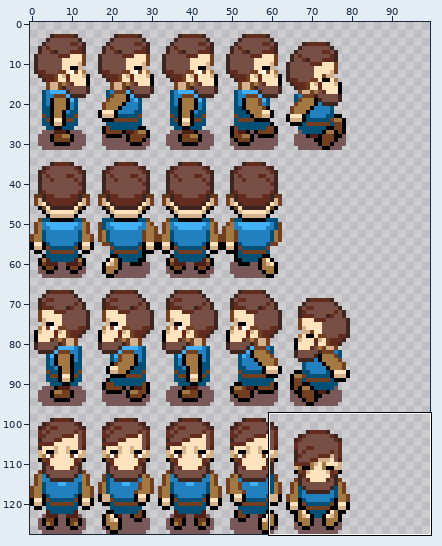
Sprite sheet, stored at data/sprites/npc/mallow.png. Above, an overview of the earlier version with the close-up marked.
Close-up. First the earlier version:
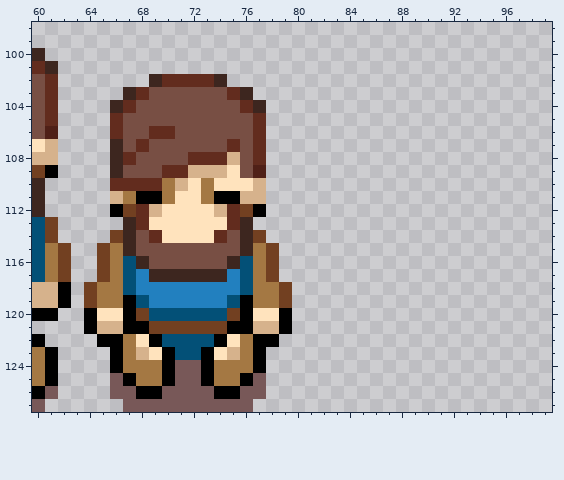
The file is 128x128 pixels. Colours within 5 levels of each other are drawn and written as one. Shown: x 60..99, y 98..127. The wide view leaves out empty margins. The commit also changed other parts of the picture, which this record leaves out.
After the commit:
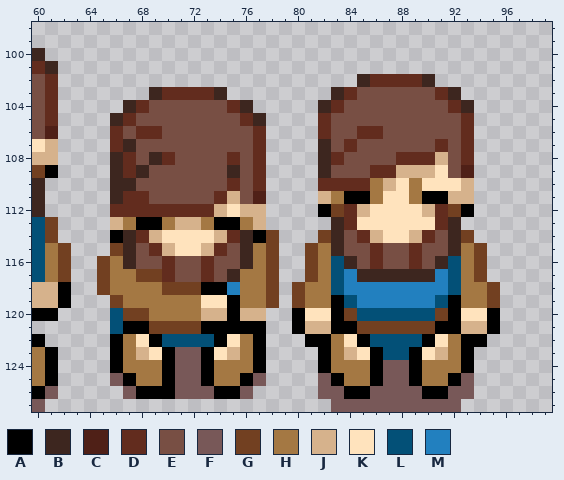
Palette (. is transparent): A #000000  B #3d261f  C #4f2017  D #622c1e  E #784f44  F #785858  G #724021  H #a47843  J #d6b28c  K #ffe3bd  L #035077  M #2280bf
Diff:
@@ x 60..99 @@
 101 DB......................................
-102 ED.......BDDDDB.........................
-103 ED.....BDEEEEEEDB.......................
-104 ED....BDEEEEEEEEDB......................
-105 ED....DEEEEEEEEEED......................
-106 EC....DEEDDEEEEEED......................
-107 KJ....BEDEEEEEEDED......................
-108 JJ....BDEEEEDDDJED......................
-109 GA....BEEEDDJJJKEC......................
-110 B.....DDDDHJKHKKKJ......................
-111 B.....JHAAHKKHAAJJ......................
-112 B.....AGDJKKKKJDGA......................
-113 LG.....BDKKKKKKDB.......................
-114 LG....GBEDKKKKDEBG......................
-115 LHG..GHBEEEEEEEEBHG.....................
-116 LHG..GHLBEEEEEEBLHG.....................
-117 LHG..GHLMBBBBBBMLHG.....................
-118 JJA.GHHLMMMMMMMMLHHG....................
-119 JJA.GHHALMMMMMMLAHHG....................
-120 AA..AKKAGLLLLLLGAKKA....................
-121 ....AJJAAGGGGGGAAJJA....................
-122 A....AAHKALLLLAKHAA.....................
-123 HA....AHJKALLAKJHA......................
-124 HA....AHHHAFFAHHHA......................
-125 HA....FAHHAFFAHHAF......................
-126 AF....FFAAFFFFAAFF......................
-127 F......FFFFFFFFFF.......................
+102 ED.......................BDDDDB.........
+103 ED.......BDDDDB........BDEEEEEEDB.......
+104 ED.....BDEEEEEEDB.....BDEEEEEEEEDB......
+105 ED....BDEEEEEEEEDB....DEEEEEEEEEED......
+106 EC....DEDDEEEEEEED....DEEDDEEEEEED......
+107 KJ....DBEEEEEEEEED....BEDEEEEEEDED......
+108 JJ....BDEBDEEEEDED....BDEEEEDDDJED......
+109 GA....BDBEEEEEEBED....BEEEDDJJJKEC......
+110 B.....BBEEEEEEEDED....DDDDHJKHKKKJ......
+111 B.....BDDEEEEEDJEC....JHAAHKKHAAJJ......
+112 B.....DDDDDDDDJKJJ....AGDJKKKKJDGA......
+113 LG....JHAAHJJHAAHJ.....BDKKKKKKDB.......
+114 LG....ABDJKKKKJDBAG...GBEDJKKJDEBG......
+115 LHG...GBEDJKKJDEBHG..GHBEEDEEDEEBHG.....
+116 LHG..GHBEEDEEDEEBHG..GHLBEDEEDEBLHG.....
+117 LHG..GHHGGDEEDEBHHG..GHLMBBBBBBMLHG.....
+118 JJA..GHHHHGGGAAMHHG.GHHLMMMMMMMMLHHG....
+119 JJA...GHHHHHHKKAHHG.GHHALMMMMMMLAHHG....
+120 AA....LGGHHHHJJAJJ..AKKAGLLLLLLGAKKA....
+121 ......LAAGGGGAAAAA..AJJAAGGGGGGAAJJA....
+122 A.....AHKALLLLAKHA...AAHKALLLLAKHAA.....
+123 HA....AHJKAFFAKJHA....AHJKALLAKJHA......
+124 HA....AHHHAFFAHHHA....AHHHAFFAHHHA......
+125 HA....FAHHAFFAHHAF....FAHHAFFAHHAF......
+126 AF.....FAAAFFFAAF.....FFAAFFFFAAFF......
+127 F......................FFFFFFFFFF.......
Where, in picture pixels (left, top, right, bottom), the same in both close-ups:
changed: (84, 74, 500, 412)
